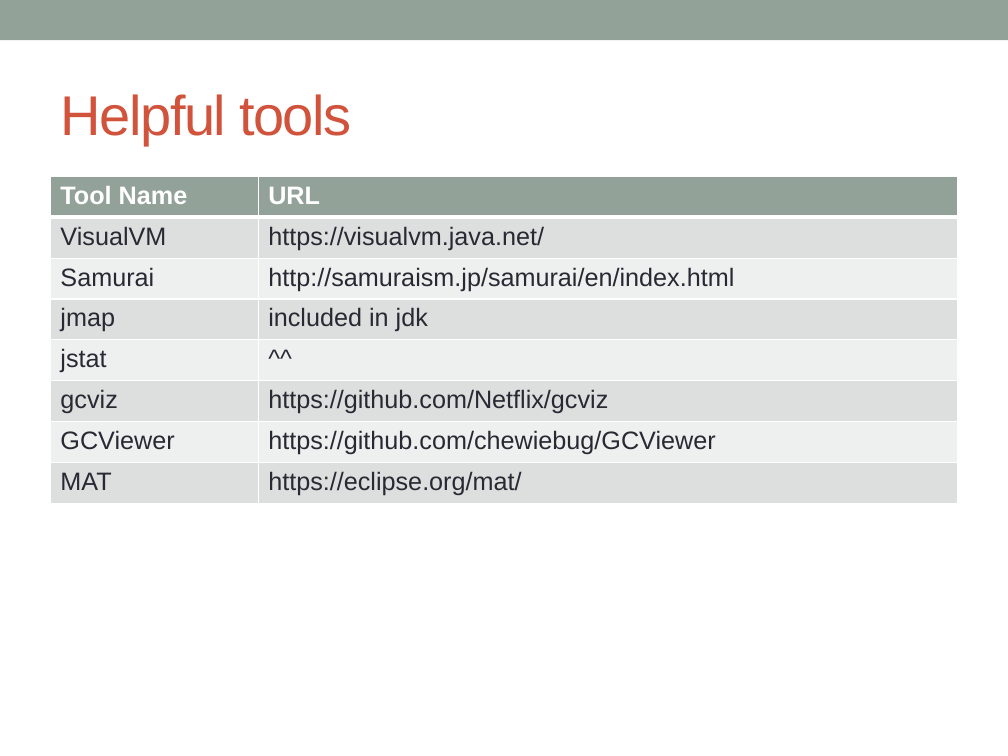
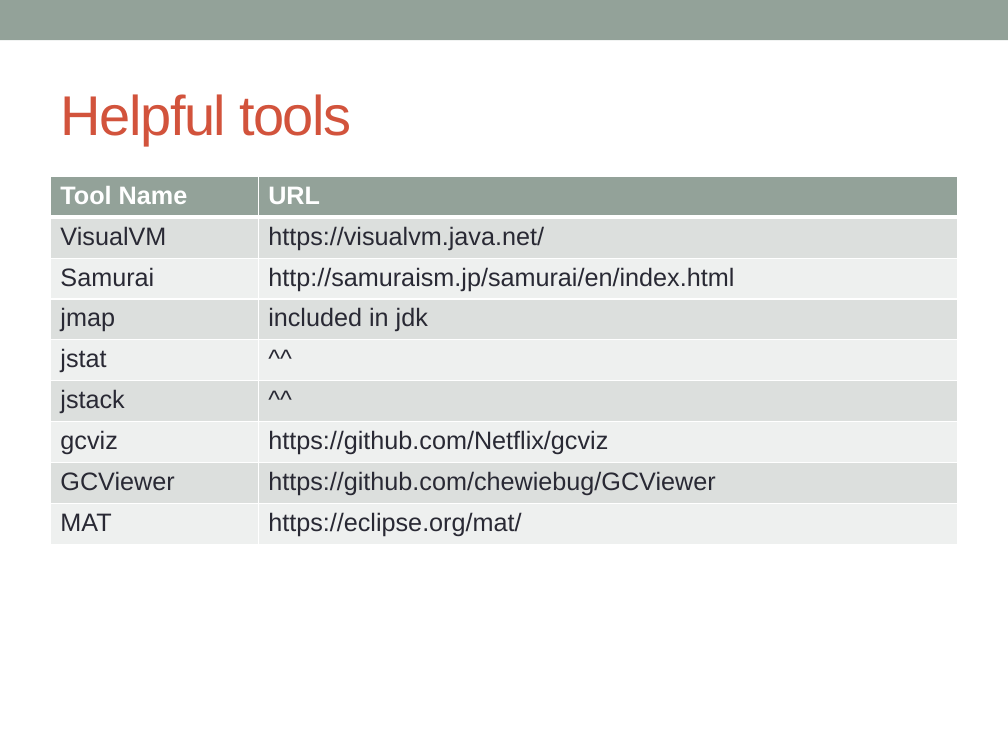
Before and after one commit to bilsch/columbus_devops_presentations, a slide deck: slide 7 of java_operations/Lopsa Columbus - Operations view of the Java VM.pptx. Drawn at 1008x756 pixels with LibreOffice and Linux fonts; fonts in the diff are those of the drawing. Boxes give left, top, right and bottom in pixels: in the first picture for what was removed or moved away, otherwise in the second. Text is boxed around its words. In the diff, an @@ line names an element or a change of style, - is before the commit and + after.

Commit message:
tweak tools slide, added jstack

```diff
--- a/java_operations/Lopsa Columbus - Operations view of the Java VM.pptx
+++ b/java_operations/Lopsa Columbus - Operations view of the Java VM.pptx
@@ table at box(50, 176, 958, 544) @@
+row 6: jstack | ^^
```
Also in this commit, not shown: 1 other file.
